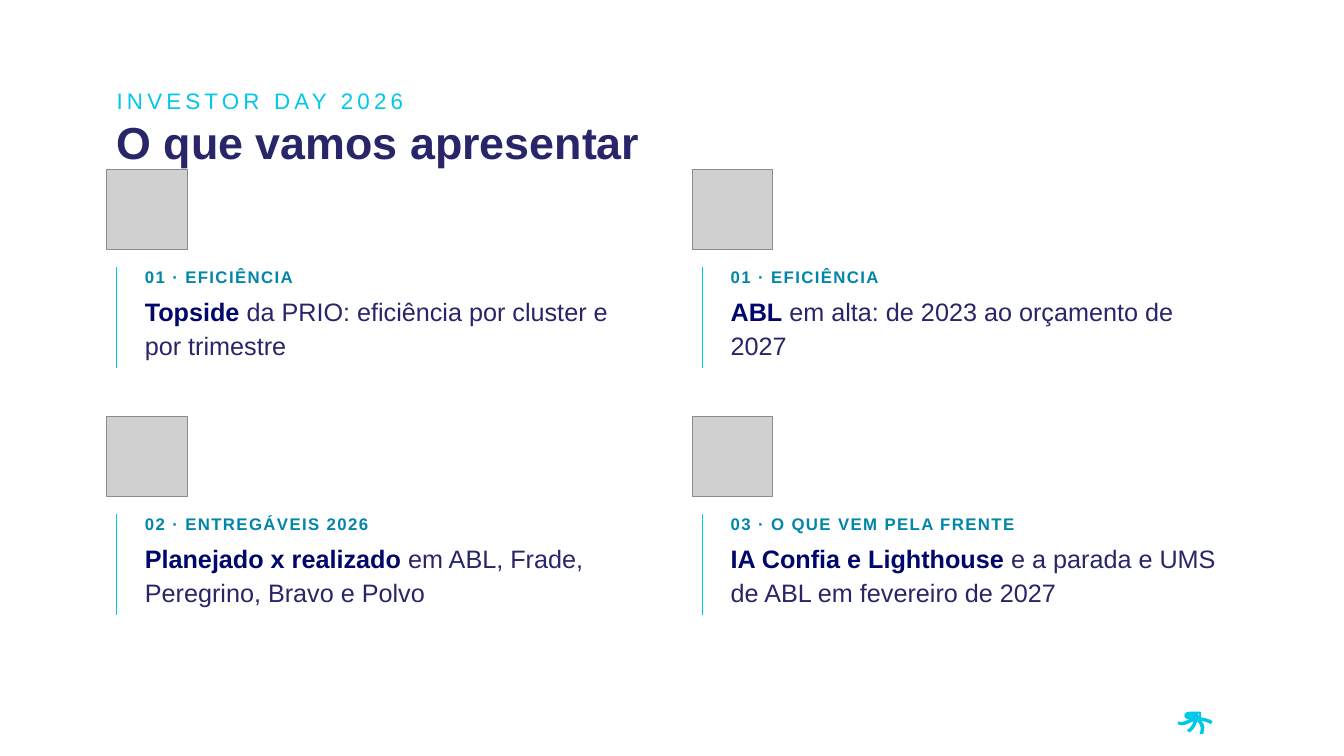
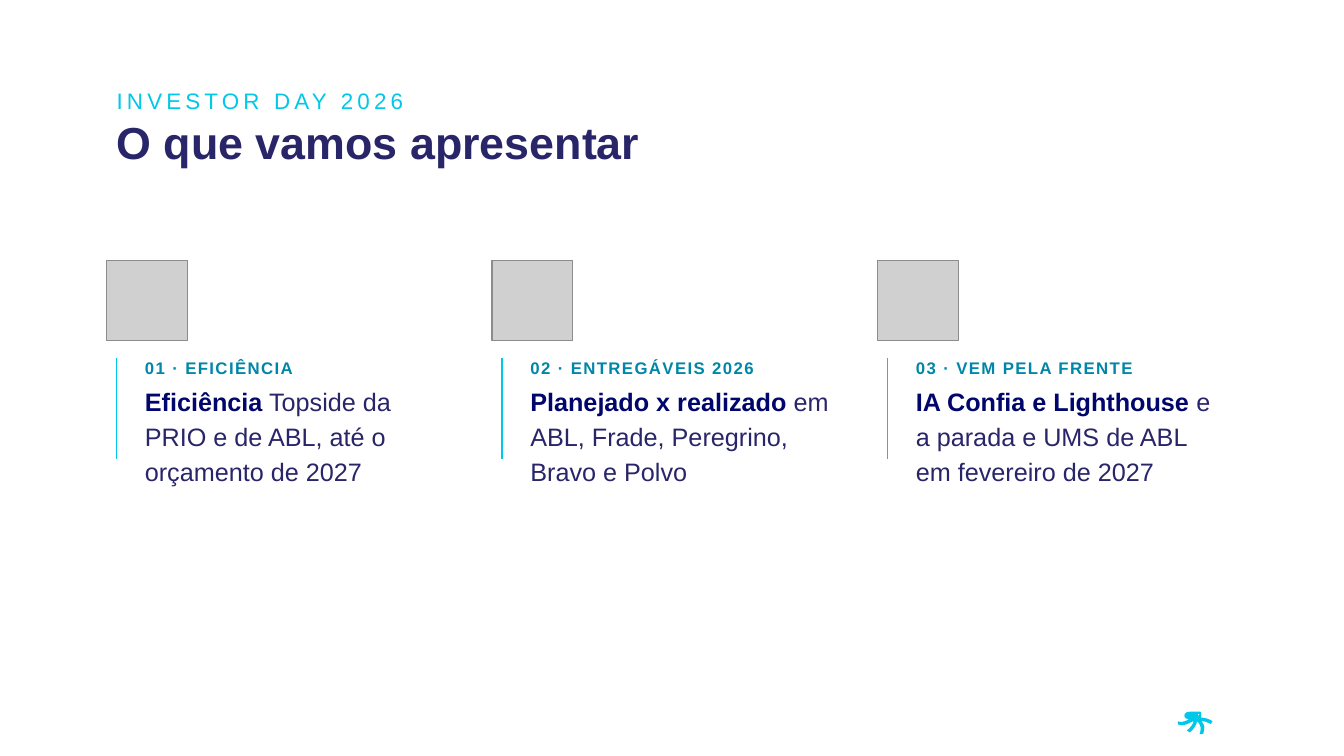
Before and after one commit to LucasRibaas/Planejamento, a slide deck: slide 2 of Investor_Day_PRIO_2026.pptx. Drawn at 1344x756 pixels with LibreOffice and Linux fonts; fonts in the diff are those of the drawing; grey boxes stand for pictures; background and template pictures are left out. Boxes give left, top, right and bottom in pixels: in the first picture for what was removed or moved away, otherwise in the second. Text is boxed around its words. In the diff, an @@ line names an element or a change of style, - is before the commit and + after.

```diff
--- a/Investor_Day_PRIO_2026.pptx
+++ b/Investor_Day_PRIO_2026.pptx
@@ picture removed at (693, 169, 773, 250) @@
@@ picture: place and size @@
-picture at (107, 169, 188, 250)
+picture at (107, 260, 188, 341)
@@ picture: place and size @@
-picture at (107, 416, 188, 497)
+picture at (492, 260, 573, 341)
@@ picture: place and size @@
-picture at (693, 416, 773, 497)
+picture at (878, 260, 959, 341)
@@ text removed at (731, 270, 1173, 356) @@
-01 · EFICIÊNCIA
-ABL em alta: de 2023 ao orçamento de 2027
@@ line moved from (117, 267) - (117, 368) to (117, 358) - (117, 459) @@
@@ text "01 · EFICIÊNCIA": place and size @@
-text "01 · EFICIÊNCIA" at (145, 270, 608, 361)
+text "01 · EFICIÊNCIA" at (145, 360, 391, 487)
@@ line moved from (703, 267) - (703, 368) to (502, 358) - (502, 459) @@
@@ text "02 · ENTREGÁVEIS 2026" rewrapped from (145, 517, 583, 608) to (530, 360, 829, 482) @@
@@ line moved from (117, 514) - (117, 615) to (888, 358) - (888, 459) @@
@@ text "03 · VEM PELA FRENTE": place and size @@
-text "03 · VEM PELA FRENTE" at (731, 518, 1216, 603)
+text "03 · VEM PELA FRENTE" at (916, 362, 1210, 482)
@@ text at (916, 362, 1132, 374): text changed @@
-03 · O QUE VEM PELA FRENTE
+03 · VEM PELA FRENTE
@@ text at (145, 392, 391, 487): text changed @@
-Topside da PRIO: eficiência por cluster e por trimestre
+Eficiência Topside da PRIO e de ABL, até o orçamento de 2027
@@ line removed from (703, 514) to (703, 615) @@
```
Also in this commit, not shown: 3 other slides changed.
